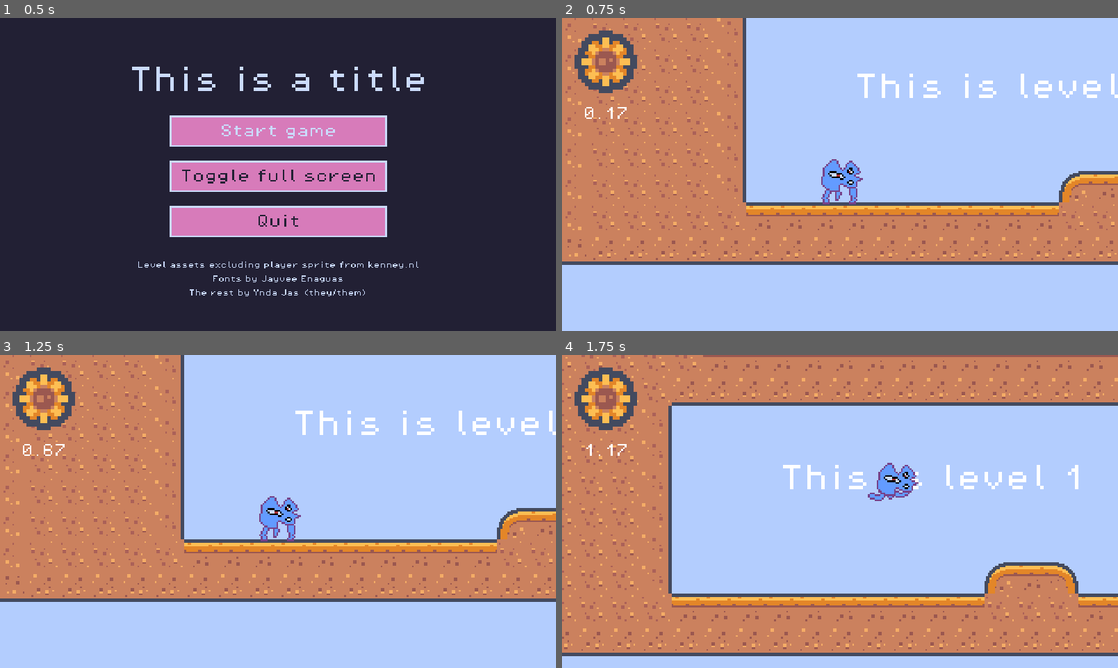
Above: before the commit, frames 1-4 (two rows, left to right).
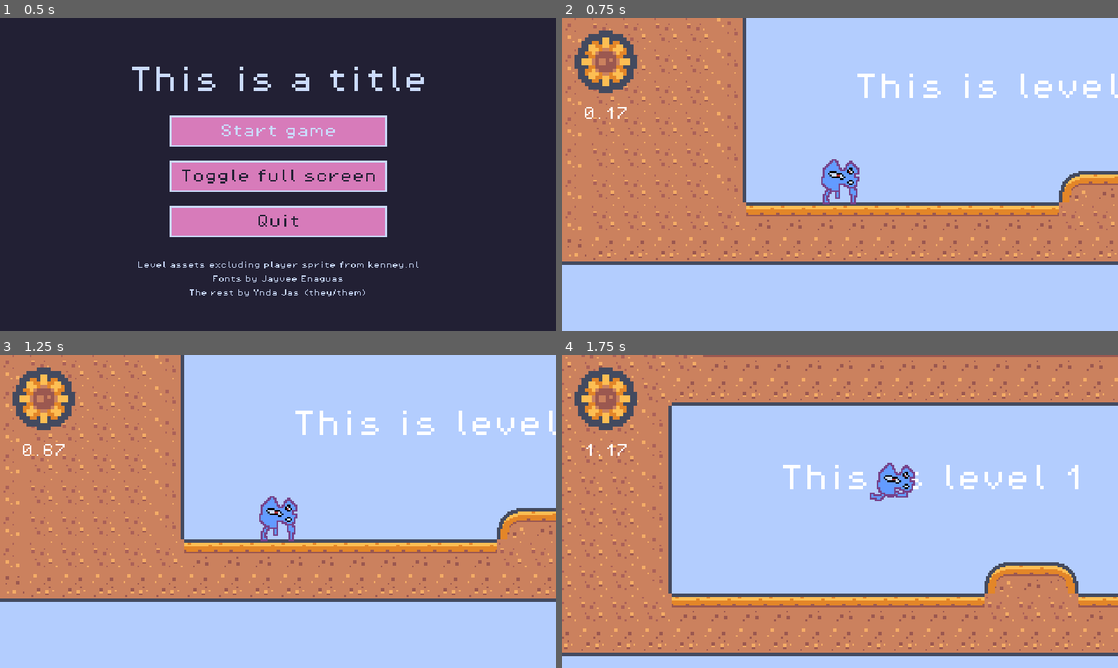
Above: after the commit, the same moments.

Repository: yndajas/ludum-dare-54
Game: Godot game, scene res://scenes/main_menu.tscn
The game is run twice, just before and just after one commit, with the same random seed, the same clock (stepped at 60 frames per second) and the same inputs. Sound files missing from this copy of the repository are replaced by a short silence.
Inputs (mouse positions are in pixels of both pictures, inside the frame that each line leads up to):
- Up to frame 1 (0.5 s): no input
- Up to frame 2 (0.75 s): click "Start game" at 0.5 s
- Up to frame 3 (1.25 s): no input
- Up to frame 4 (1.75 s): move the mouse to (962, 495) at 1.27 s; hold Right (move_right) from 1.28 s (still down); hold M (toggle_music) from 1.28 s (still down); tap Space (jump) at 1.52 s

Frame 1 is identical in both runs. In frame 2, 0.1% of the frame differs, in the area x 46-55%, y 45-60%; in frame 3, 0.1%; in frame 4, less than 0.1%.

Commit message:
Update sprite
- thicker-looking outline to better match the level assets
- even thicker idle secondary animation frame

Diff:
--- a/scenes/level_1.tscn
+++ b/scenes/level_1.tscn
@@ -6,7 +6,6 @@
 [ext_resource type="Texture2D" uid="uid://cttcmmnrbmw5t" path="res://assets/images/sprites/sun.png" id="2_s1a1b"]
 [ext_resource type="AudioStream" uid="uid://xdhnq3rntya3" path="res://assets/audio/music/0001.wav" id="2_u5oau"]
 [ext_resource type="Script" path="res://scripts/player.gd" id="3_bjlrj"]
-[ext_resource type="Texture2D" uid="uid://c8k40aiaswddv" path="res://assets/images/sprites/player.png" id="3_vc1mj"]
 [ext_resource type="AudioStream" uid="uid://m03m8ovxbtdd" path="res://assets/audio/sfx/vamos.wav" id="5_28kgx"]
 [ext_resource type="PackedScene" uid="uid://0r3qxg1aorwv" path="res://scenes/door.tscn" id="5_ubr64"]
 [ext_resource type="AudioStream" uid="uid://ddc530o7v6dx8" path="res://assets/audio/music/0008.wav" id="5_yrwdi"]
@@ -18,7 +17,9 @@
 [ext_resource type="AudioStream" uid="uid://dhkw4ijpifhp6" path="res://assets/audio/sfx/jump_4.mp3" id="13_pfbvr"]
 [ext_resource type="AudioStream" uid="uid://ca50pnq5dgdgy" path="res://assets/audio/music/0005.wav" id="13_ppsph"]
 [ext_resource type="Texture2D" uid="uid://boxuwu5bh6cuo" path="res://assets/images/sprites/pumpkin.png" id="15_3vwkh"]
+[ext_resource type="Texture2D" uid="uid://cgtflqx20r3io" path="res://assets/images/sprites/player_thicker.png" id="18_7aohq"]
 [ext_resource type="AudioStream" uid="uid://l5stvca5alrx" path="res://assets/audio/sfx/pumpkin.wav" id="19_4vbtp"]
+[ext_resource type="Texture2D" uid="uid://bd46sh23fwq5q" path="res://assets/images/sprites/player_thickerer.png" id="19_sgtvg"]
 
 [sub_resource type="TileSetAtlasSource" id="TileSetAtlasSource_6p7uu"]
 texture = ExtResource("2_72y4e")
@@ -405,39 +406,46 @@
 [sub_resource type="RectangleShape2D" id="RectangleShape2D_rr6yd"]
 size = Vector2(18, 17)
 
-[sub_resource type="AtlasTexture" id="AtlasTexture_cqvte"]
-atlas = ExtResource("3_vc1mj")
+[sub_resource type="AtlasTexture" id="AtlasTexture_qar4b"]
+atlas = ExtResource("18_7aohq")
 region = Rect2(0, 0, 32, 32)
 
-[sub_resource type="AtlasTexture" id="AtlasTexture_wuqjb"]
-atlas = ExtResource("3_vc1mj")
+[sub_resource type="AtlasTexture" id="AtlasTexture_eijbw"]
+atlas = ExtResource("19_sgtvg")
+region = Rect2(0, 0, 32, 32)
+
+[sub_resource type="AtlasTexture" id="AtlasTexture_p31e2"]
+atlas = ExtResource("18_7aohq")
 region = Rect2(32, 32, 32, 32)
 
-[sub_resource type="AtlasTexture" id="AtlasTexture_ftph1"]
-atlas = ExtResource("3_vc1mj")
+[sub_resource type="AtlasTexture" id="AtlasTexture_1e6f8"]
+atlas = ExtResource("18_7aohq")
 region = Rect2(0, 32, 32, 32)
 
-[sub_resource type="AtlasTexture" id="AtlasTexture_r4wgt"]
-atlas = ExtResource("3_vc1mj")
+[sub_resource type="AtlasTexture" id="AtlasTexture_0dfmw"]
+atlas = ExtResource("18_7aohq")
 region = Rect2(32, 0, 32, 32)
 
-[sub_resource type="AtlasTexture" id="AtlasTexture_bmat6"]
-atlas = ExtResource("3_vc1mj")
+[sub_resource type="AtlasTexture" id="AtlasTexture_psyav"]
+atlas = ExtResource("18_7aohq")
 region = Rect2(64, 0, 32, 32)
 
 [sub_resource type="SpriteFrames" id="SpriteFrames_yevyp"]
 animations = [{
 "frames": [{
 "duration": 1.0,
-"texture": SubResource("AtlasTexture_cqvte")
+"texture": SubResource("AtlasTexture_qar4b")
+}, {
+"duration": 1.0,
+"texture": SubResource("AtlasTexture_eijbw")
 }],
 "loop": true,
 "name": &"idle",
-"speed": 5.0
+"speed": 4.0
 }, {
 "frames": [{
 "duration": 1.0,
-"texture": SubResource("AtlasTexture_wuqjb")
+"texture": SubResource("AtlasTexture_p31e2")
 }],
 "loop": true,
 "name": &"jump_middle",
@@ -526,7 +534,7 @@
 jump_sounds = Array[AudioStreamMP3]([ExtResource("10_1mgig"), ExtResource("11_8gy5a"), ExtResource("12_axugo"), ExtResource("13_pfbvr")])
 
 [node name="AnimatedSprite2D" type="AnimatedSprite2D" parent="Player"]
-position = Vector2(2.08165e-12, 0)
+position = Vector2(4.1633e-12, 0)
 sprite_frames = SubResource("SpriteFrames_yevyp")
 animation = &"idle"
 
Renamed: assets/images/sprites/player.aseprite -> assets/images/sprites/player_original.aseprite
Renamed: assets/images/sprites/player.png -> assets/images/sprites/player_original.png
Not shown, changed: assets/images/sprites/player_original.png.import
Binary file added: assets/images/sprites/player_thicker.aseprite
Binary file added: assets/images/sprites/player_thicker.png
Not shown, added: assets/images/sprites/player_thicker.png.import
Binary file added: assets/images/sprites/player_thickerer.aseprite
Binary file added: assets/images/sprites/player_thickerer.png
Not shown, added: assets/images/sprites/player_thickerer.png.import
Not shown: 3 places in scenes/level_1.tscn that only renumber resources
Not shown, changed: todo.md
